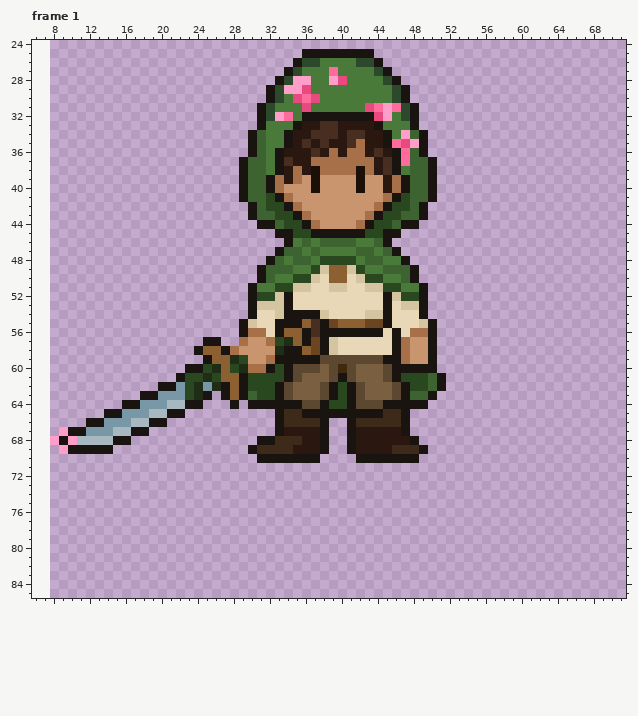
Edited in one commit: pixel-art file (dianthus-pixie-game/player/sprites/PNG/Sword_attack/player_sword_attack_down.aseprite). That is the earlier state.
64x80 pixels, 8 frames. Colours within 5 levels of each other are drawn and written as one. Shown: frame 1: x 6..71, y 24..85. The old version is drawn lined up with the new one, on the new canvas. The commit also changed other frames, which this record leaves out.
And afterwards:
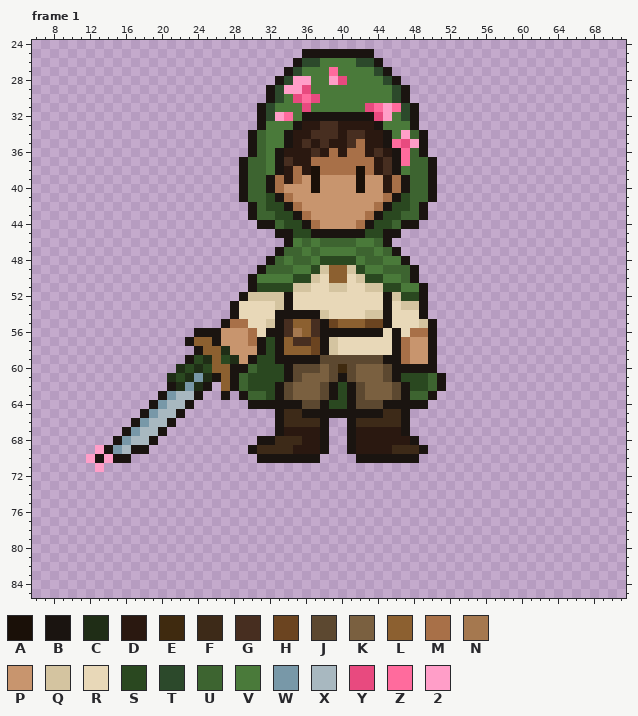
Palette (. is transparent): A #1a1008  B #1a1410  C #1f2d16  D #2a1810  E #3f2a0f  F #3d2a18  G #472e20  H #6b4420  J #5c4830  K #7a6040  L #8c6030  M #a87048  N #a5784f  P #c8956e  Q #d4c4a0  R #e8d8b8  S #2a4820  T #2c492b  U #3d6430  V #4a7a3a  W #7898a8  X #a8b8c0  Y #e84a7f  Z #ff6b9d  2 #ff9ec8
Changes in this commit:
{"change": "canvas 64x80 -> 80x96, the old top-left corner now at 8,8"}
{"where": "frame 1"}
{"frame":1,"y":50,"x":30,"old":".BU","new":"BVV"}
{"frame":1,"y":51,"x":31,"old":"VV","new":"SS"}
{"frame":1,"y":52,"x":29,"old":".BSS","new":"BQQQ"}
{"frame":1,"y":53,"x":28,"old":"..BQQ","new":"BRRRR"}
{"frame":1,"y":54,"x":28,"old":"..B","new":"BRR"}
{"frame":1,"y":54,"x":33,"old":"Q","new":"B"}
{"frame":1,"y":55,"x":27,"old":"..BQ","new":"BMMR"}
{"frame":1,"y":55,"x":32,"old":"R","new":"Q"}
{"frame":1,"y":55,"x":34,"old":"BB","new":"GL"}
{"frame":1,"y":56,"x":24,"old":".....B","new":"BBBPPP"}
{"frame":1,"y":56,"x":31,"old":"MR","new":"RB"}
{"frame":1,"y":56,"x":34,"old":"LLB","new":"GNL"}
{"frame":1,"y":57,"x":23,"old":"..B","new":"BLL"}
{"frame":1,"y":57,"x":27,"old":"..MPPMSCLB","new":"PPPMBSBLGG"}
{"frame":1,"y":58,"x":27,"old":"BM","new":"CP"}
{"frame":1,"y":58,"x":31,"old":"PPCBB","new":"BSBLL"}
{"frame":1,"y":59,"x":23,"old":"..B","new":"BSC"}
{"frame":1,"y":59,"x":27,"old":"L","new":"S"}
{"frame":1,"y":59,"x":29,"old":"SPPM","new":"PBSS"}
{"frame":1,"y":60,"x":22,"old":".BB","new":"CSC"}
{"frame":1,"y":60,"x":26,"old":"C","new":"L"}
{"frame":1,"y":60,"x":28,"old":"SCMMB","new":"BBUSS"}
{"frame":1,"y":61,"x":21,"old":".BSS","new":"CSCW"}
{"frame":1,"y":61,"x":26,"old":"S","new":"B"}
{"frame":1,"y":61,"x":28,"old":"LB","new":"BU"}
{"frame":1,"y":62,"x":20,"old":"B","new":"."}
{"frame":1,"y":62,"x":22,"old":"WS","new":"CW"}
{"frame":1,"y":62,"x":25,"old":"WCBLB","new":"B.LBU"}
{"frame":1,"y":63,"x":18,"old":"BBW","new":"..B"}
{"frame":1,"y":63,"x":22,"old":"WSCB","new":"XXB."}
{"frame":1,"y":63,"x":28,"old":"L","new":"."}
{"frame":1,"y":63,"x":31,"old":"S","new":"U"}
{"frame":1,"y":64,"x":16,"old":"BBWW","new":"...B"}
{"frame":1,"y":64,"x":24,"old":"B","new":"."}
{"frame":1,"y":64,"x":28,"old":"B","new":"."}
{"frame":1,"y":65,"x":14,"old":"BBWWWX","new":"....BW"}
{"frame":1,"y":65,"x":21,"old":"B","new":"X"}
{"frame":1,"y":66,"x":12,"old":"BBWWWXXBB.","new":".....BWXXB"}
{"frame":1,"y":67,"x":9,"old":"2BBWWWXXBB..","new":".......BWXXB"}
{"frame":1,"y":68,"x":8,"old":"2B2XXXX","new":"......."}
{"frame":1,"y":68,"x":16,"old":"B...","new":"WXXB"}
{"frame":1,"y":69,"x":9,"old":"2BBBB","new":"....2"}
{"frame":1,"y":69,"x":15,"old":"....","new":"WXBB"}
{"frame":1,"y":70,"x":12,"old":".....","new":"2B2BB"}
{"frame":1,"y":71,"x":13,"old":".","new":"2"}
{"label":"changed","picture_box":[50,274,311,472]}
